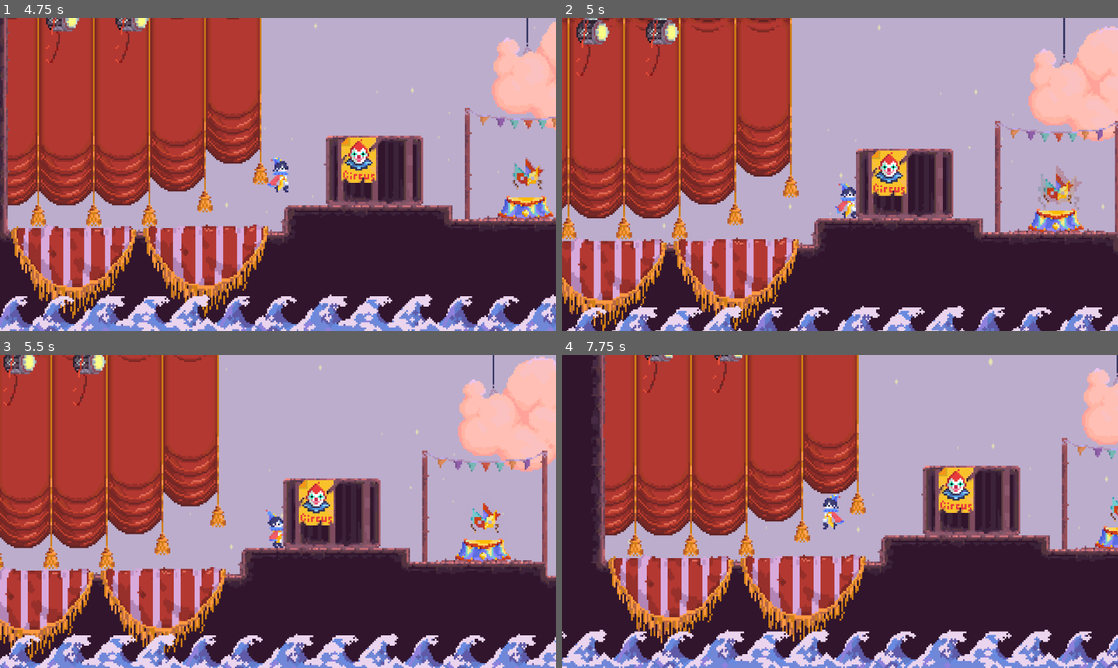
Above: before the commit, frames 1-4 (two rows, left to right).
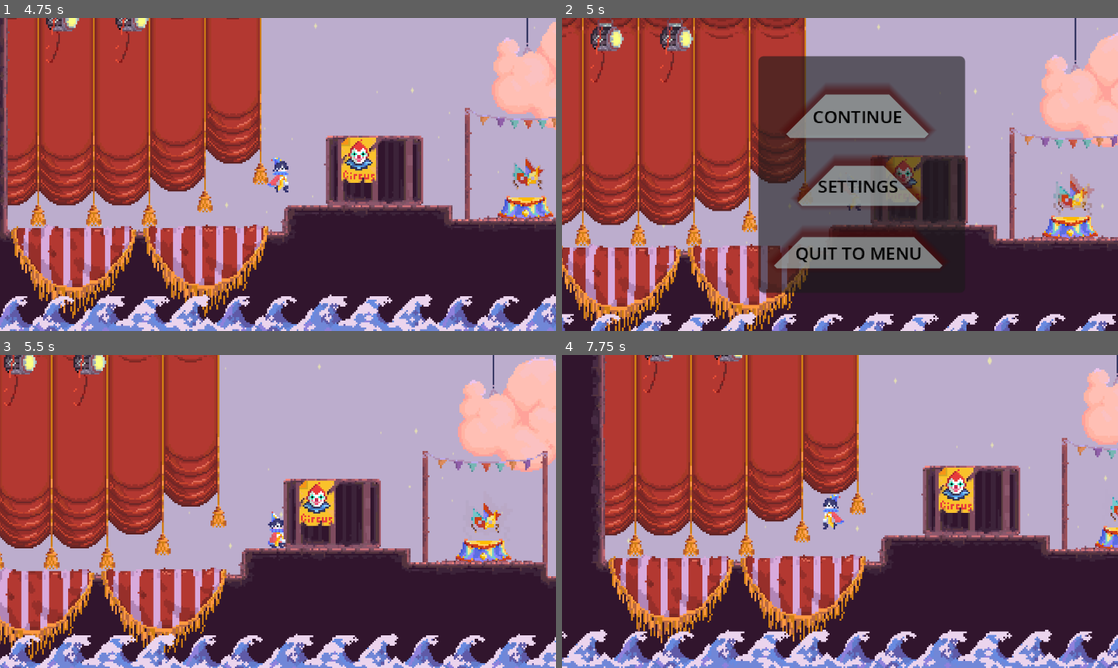
Above: after the commit, the same moments.

Repository: MicroFrogStudios/GGJ2026
Game: Godot game, scene res://scenes/empty_scene.tscn
The game is run twice, just before and just after one commit, with the same random seed, the same clock (stepped at 60 frames per second) and the same inputs. Sound files missing from this copy of the repository are replaced by a short silence.
Inputs (mouse positions are in pixels of both pictures, inside the frame that each line leads up to):
- Up to frame 1 (4.75 s): click "START" at 0.5 s; hold 1 (gotomask1) 1.28-2.03 s; hold D (move_right) 1.28-2.78 s; tap Space (jump) at 1.52, 2.27, 3.77, 4.52 s; tap 2 (gotomask2) at 2.1 s; hold A (move_left) 2.78-3.53 s; hold 3 (gotomask3) 2.78-3.53 s; hold D (move_right) from 3.53 s (still down); tap 4 (gotomask4) at 3.6 s; hold E (next_mask) from 4.28 s (still down)
- Up to frame 2 (5 s): keep holding D (move_right); keep holding E (next_mask); tap Escape (gotosettings) at 4.9 s
- Up to frame 3 (5.5 s): release D (move_right) at 5 s; release E (next_mask) at 5 s; click (294, 452) at 5 s, where only the run after the commit has a clickable "CONTINUE"
- Up to frame 4 (7.75 s): hold A (move_left) 5.78-6.53 s; tap Q (prev_mask) at 5.85 s; tap Space (jump) at 6.02, 7.52 s; hold D (move_right) 6.53-7.28 s; hold 1 (gotomask1) 6.53-7.28 s; hold A (move_left) from 7.28 s (still down); tap 2 (gotomask2) at 7.35 s

Frame 1 is identical in both runs. In frame 2, 53% of the frame differs, in the area x 0-100%, y 0-100%; in frame 3, 5.6%; in frame 4, 1.1%.

Commit message:
menu logic

Diff:
--- a/scenes/in_game_menu.tscn
+++ b/scenes/in_game_menu.tscn
@@ -49,25 +49,26 @@
 shadow_offset = Vector2(0, -2.205)
 
 [node name="InGameMenu" type="Control" unique_id=2065837970]
+z_index = 4
 layout_mode = 3
-anchors_preset = 15
-anchor_right = 1.0
-anchor_bottom = 1.0
+anchor_left = 0.5
+anchor_top = 0.5
+anchor_right = 0.5
+anchor_bottom = 0.5
+offset_left = -61.0
+offset_top = -70.0
+offset_right = -61.0
+offset_bottom = -70.0
 grow_horizontal = 2
 grow_vertical = 2
 script = ExtResource("1_0rq4b")
 
 [node name="Panel" type="Panel" parent="." unique_id=1066101114]
-layout_mode = 1
-anchors_preset = 15
-anchor_right = 1.0
-anchor_bottom = 1.0
-offset_left = 96.0
-offset_top = 24.0
-offset_right = -109.0
-offset_bottom = -18.0
-grow_horizontal = 2
-grow_vertical = 2
+layout_mode = 0
+offset_left = 14.0
+offset_top = 2.0
+offset_right = 133.0
+offset_bottom = 138.0
 
 [node name="Main" type="Control" parent="Panel" unique_id=1585117541]
 anchors_preset = 0
--- a/scenes/levels/LevelBoilerplate.tscn
+++ b/scenes/levels/LevelBoilerplate.tscn
@@ -17,6 +17,7 @@
 [ext_resource type="Script" uid="uid://cqrqlox711lqp" path="res://scripts/water_layer.gd" id="13_blw4j"]
 [ext_resource type="Shader" uid="uid://fv4s56mmwbu0" path="res://shaders/background.gdshader" id="14_blw4j"]
 [ext_resource type="Script" uid="uid://f4kp6uffnpjw" path="res://scripts/ParallaxedSprite2D.gd" id="14_kmyen"]
+[ext_resource type="PackedScene" uid="uid://chwpqvvn2qen8" path="res://scenes/in_game_menu.tscn" id="18_yvj1e"]
 
 [sub_resource type="ShaderMaterial" id="ShaderMaterial_t3n0d"]
 shader = ExtResource("14_blw4j")
@@ -274,6 +275,12 @@
 visible = false
 z_index = 500
 
+[node name="menuLayer" type="CanvasLayer" parent="CameraFollow" unique_id=308349710]
+
+[node name="InGameMenu" parent="CameraFollow/menuLayer" unique_id=2065837970 instance=ExtResource("18_yvj1e")]
+visible = false
+z_index = -5
+
 [node name="DeathPlane" type="Area2D" parent="." unique_id=20074737]
 position = Vector2(0, -143)
 
--- a/scripts/game_controller.gd
+++ b/scripts/game_controller.gd
@@ -4,7 +4,7 @@
 @export var level_scenes :Array[PackedScene]
 
 @export var main_menu: PackedScene
-@export var in_game_menu :PackedScene
+
 
 var player : PlayerCharacter
 var camera: Camera2D
@@ -29,7 +29,7 @@
 var unloaded_scenes : Array[UnloadedScene]
 var scene_stack: Array[int] = []
 var current_scene : LoadedScene
-var in_game_menu_instance : Control = null
+var in_game_menu_instance : Control
 
 func load_next_scene():
 	print("changing from scene ",current_scene.scene_name, " to ", unloaded_scenes[(current_scene.index+1) % unloaded_scenes.size()].scene_name )
@@ -64,18 +64,17 @@
 
 
 func open_in_game_menu():
-	if in_game_menu_instance == null:
-		in_game_menu_instance = in_game_menu.instantiate()
-		add_child(in_game_menu_instance)
-	in_game_menu_instance.visible = true
-	Engine.time_scale = 0.0
-	player.control_disabled = true
+	if in_game_menu_instance != null:
+		in_game_menu_instance.visible = true
+		Engine.time_scale = 0.0
+		player.control_disabled = true
 
 
 func close_in_game_menu():
 	if in_game_menu_instance != null:
 		in_game_menu_instance.visible = false
-
+		Engine.time_scale = 1.0
+		player.control_disabled = false
 
 func load_main_menu():
 	var menu = UnloadedScene.new()
--- a/scripts/in_game_menu.gd
+++ b/scripts/in_game_menu.gd
@@ -1,11 +1,16 @@
 extends Control
 
+func _ready() -> void:
+	gc.in_game_menu_instance = self
 
 func _on_continue_button_pressed() -> void:
+	print("continue")
 	gc.close_in_game_menu()
 
 
 func _on_quitbutton_pressed() -> void:
+	print("quit")
+	gc.close_in_game_menu()
 	gc.load_main_menu()
 
 func _on_settingsbutton_pressed() -> void:
--- a/scripts/player_controller.gd
+++ b/scripts/player_controller.gd
@@ -69,6 +69,10 @@
 
 func _input(event: InputEvent) -> void:
 	# Process mask related inputs
+
+	if event.is_action_pressed("gotosettings"):
+		print("menu")
+		gc.open_in_game_menu()
 	if num_masks == 0:
 		# Only allow changing masks if we have at least 1
 		return
@@ -91,10 +95,6 @@
 	elif event.is_action_pressed("gotomask4"):
 		mask = 3
 
-	if event.is_action_pressed("gotosettings"):
-		print("menu")
-		gc.open_in_game_menu()
-
 	if local_prev_mask != mask:
 		print("Mask is ", mask)
 		is_changing_mask = true
